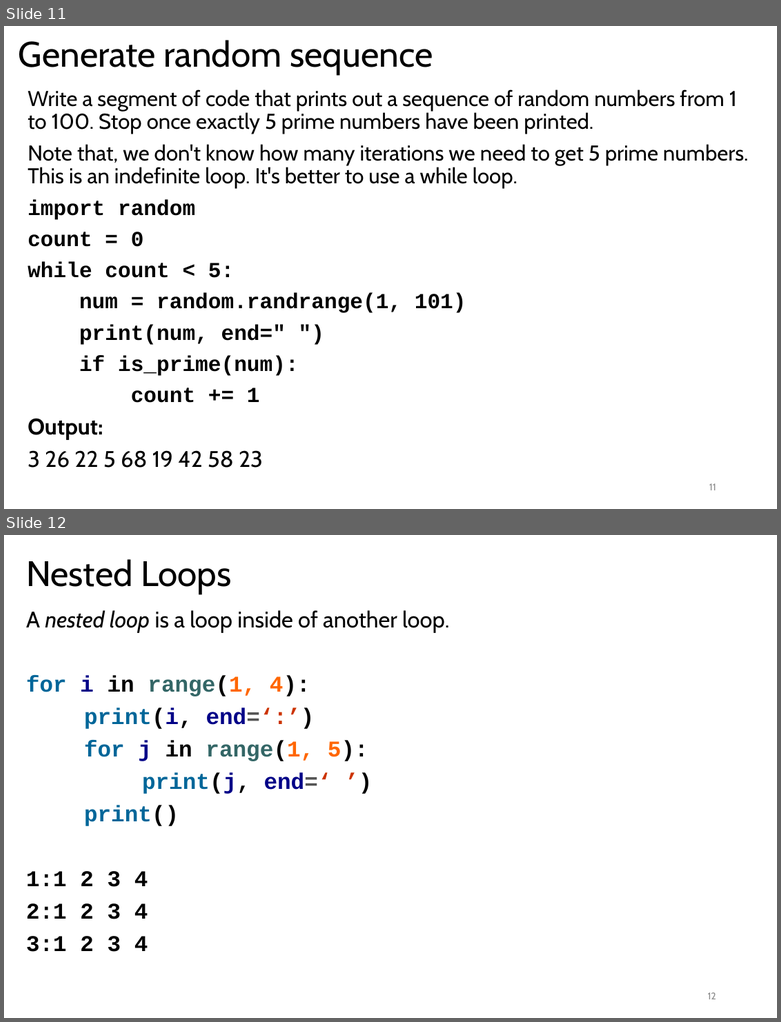
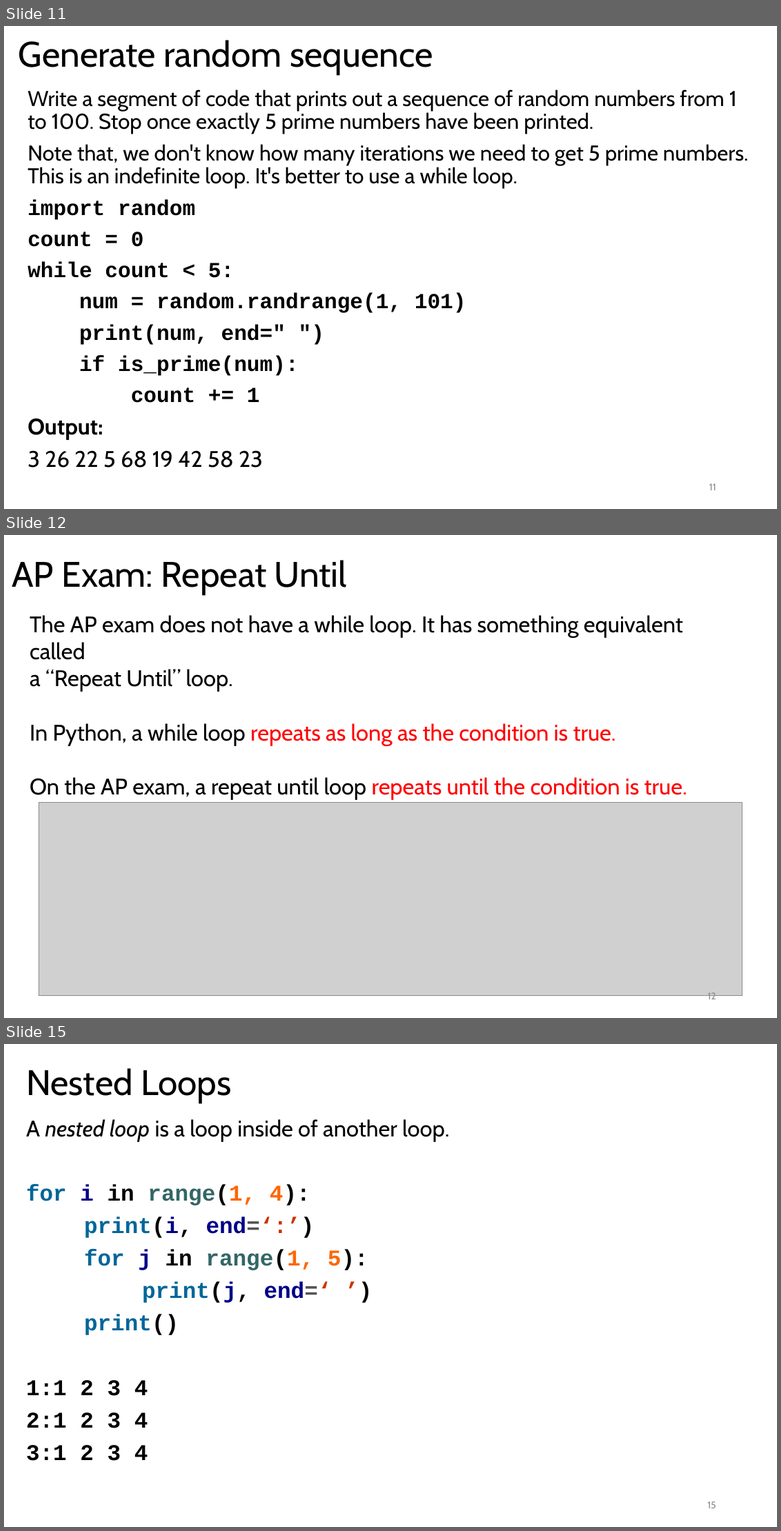
Before and after one commit to LongBaoNguyen/longbaonguyen.github.io, a slide deck: courses/apcsp/lect7.pptx. Shown one above the other, each under a label of ours: slides 11 and 12 before the commit, slides 11, 12 and 15 after it; the slides between them are not shown. The pictures are 781x1022 and 781x1531 pixels, drawn with LibreOffice and Linux fonts; fonts in the diff are those of the drawing; grey boxes stand for pictures. Boxes give left, top, right and bottom in pixels: in the first picture for what was removed or moved away, otherwise in the second. Text is boxed around its words. In the diff, an @@ line names an element or a change of style, - is before the commit and + after.

```diff
--- a/courses/apcsp/lect7.pptx
+++ b/courses/apcsp/lect7.pptx
@@ slide 12 added at box(4, 535, 777, 1018), background #FFFFFF @@
@@ title added at box(12, 560, 347, 594), 33 pt, text #000000 @@
+AP Exam: Repeat Until
@@ text added at box(30, 615, 687, 800), 21 pt, text #000000 @@
+The AP exam does not have a while loop. It has something equivalent called
+a “Repeat Until” loop.
+In Python, a while loop repeats as long as the condition is true.
+On the AP exam, a repeat until loop repeats until the condition is true.
@@ picture added at box(38, 803, 742, 996) @@
@@ page number added at box(708, 992, 716, 1002), 9 pt, text #8C8C8C @@
+12
@@ what was slide 12 is now slide 15 @@
@@ page number at box(707, 1501, 716, 1508): text changed @@
-12
+15
```
Also in this commit, not shown: 1 slide changed, 2 other slides added, 1 other file.
